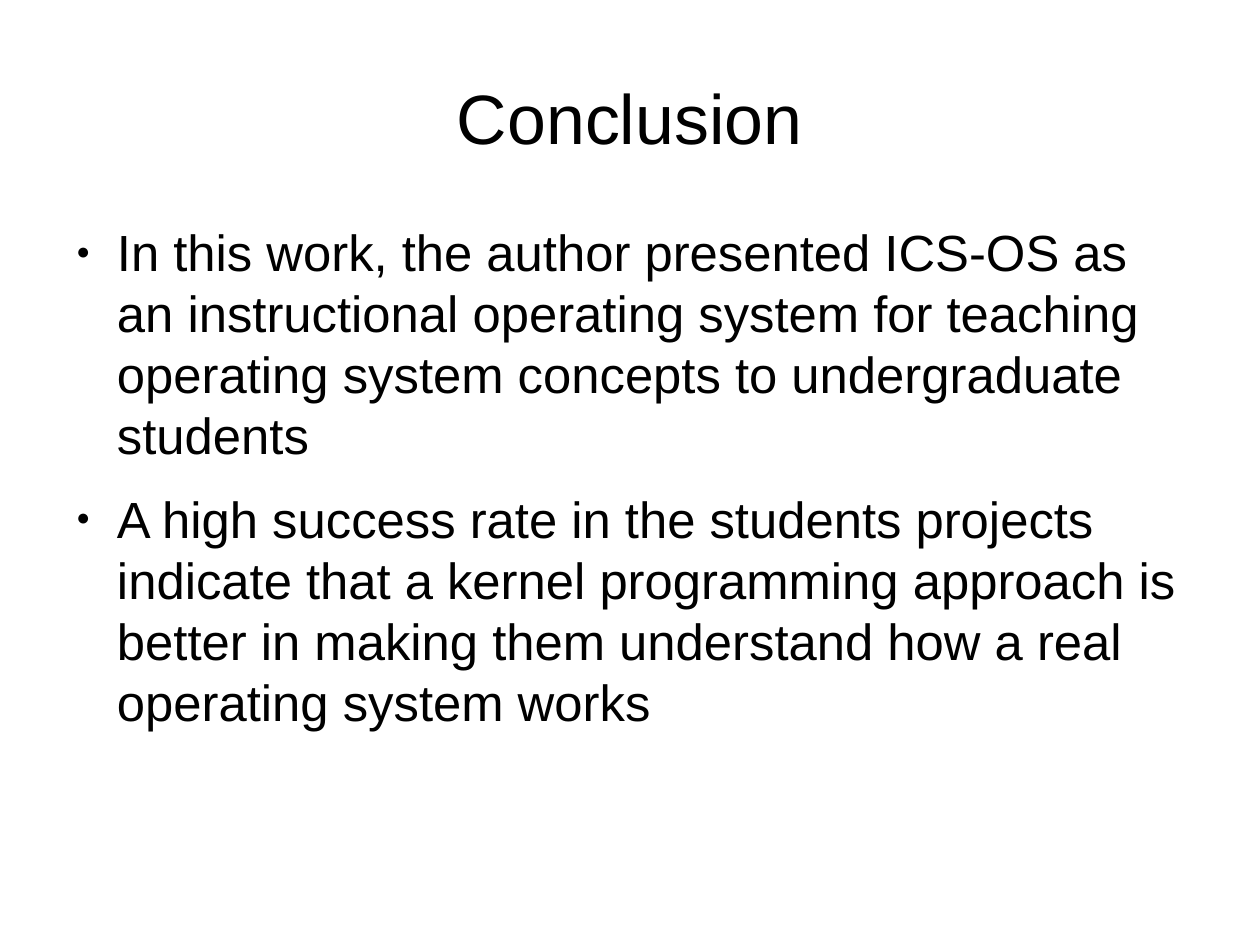
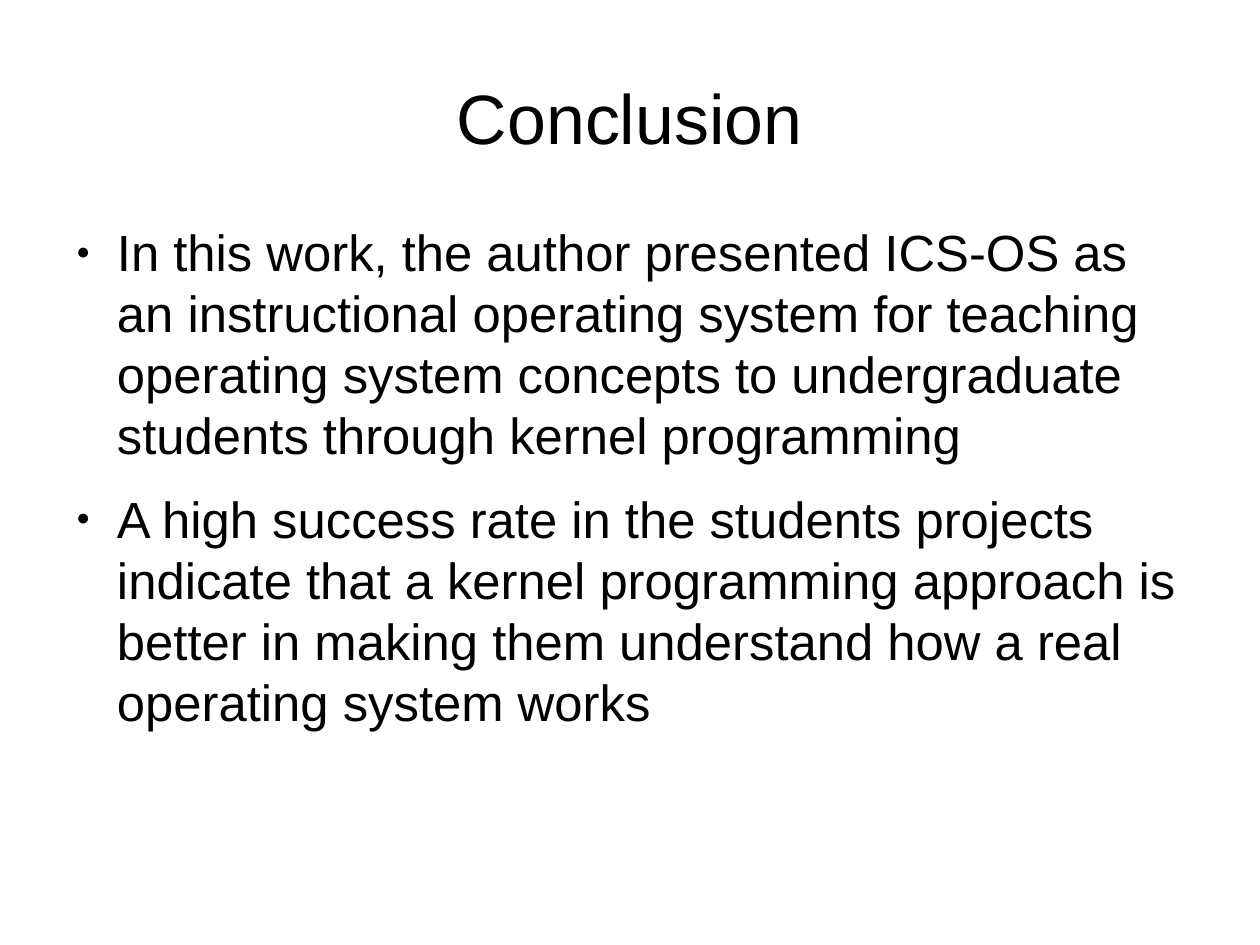
Before and after one commit to jachermocilla/jach-homepage, a slide deck: slide 13 of jach-ncite09-slides.odp. Drawn at 1260x945 pixels with LibreOffice and Linux fonts; fonts in the diff are those of the drawing. Boxes give left, top, right and bottom in pixels: in the first picture for what was removed or moved away, otherwise in the second. Text is boxed around its words. In the diff, an @@ line names an element or a change of style, - is before the commit and + after.

```diff
--- a/jach-ncite09-slides.odp
+++ b/jach-ncite09-slides.odp
@@ text at bbox=[117, 234, 1139, 465]: text changed @@
-● In this work, the author presented ICS-OS as an instructional operating system for teaching operating system concepts to undergraduate students
+● In this work, the author presented ICS-OS as an instructional operating system for teaching operating system concepts to undergraduate students through kernel programming
```
